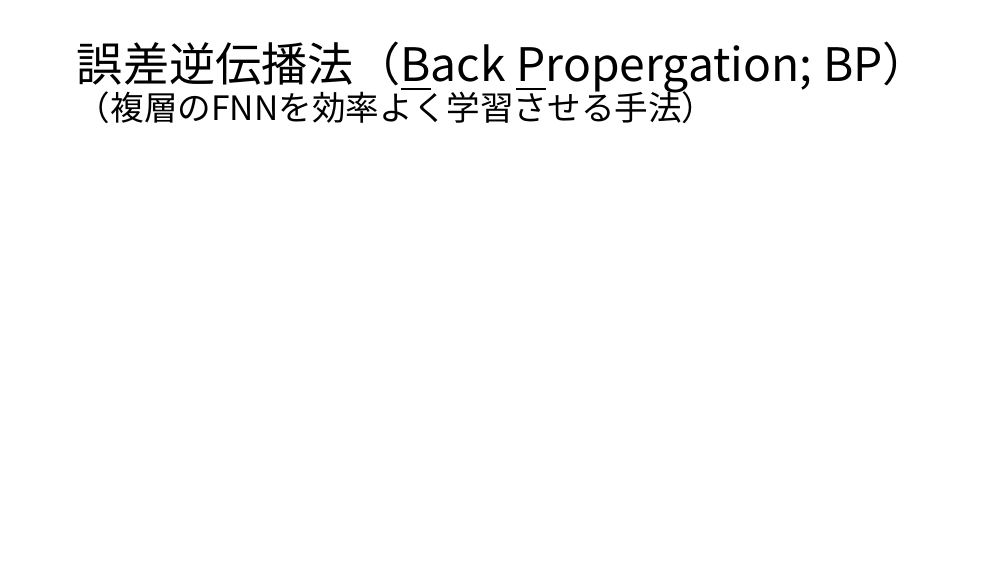
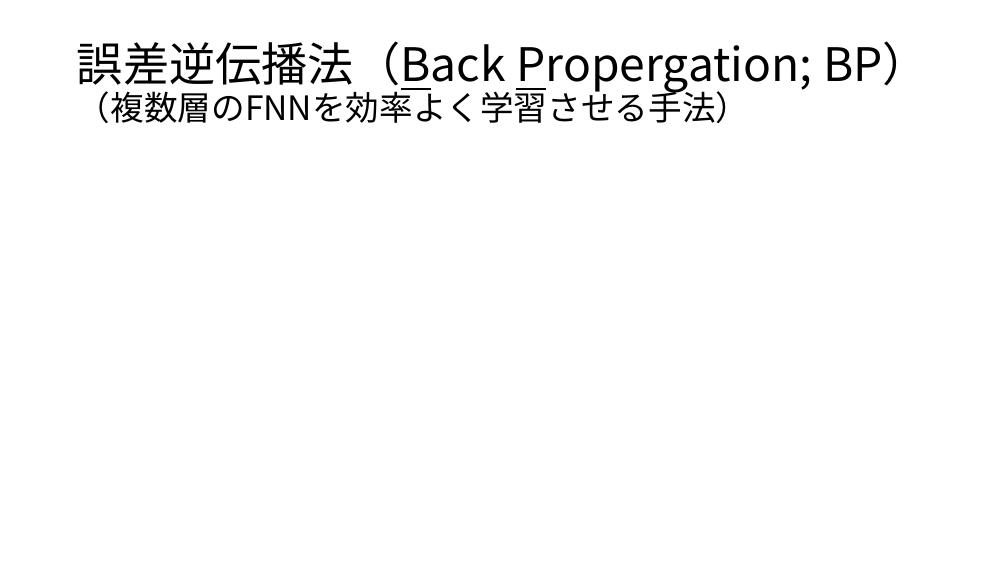
Before and after one commit to aliquisgg-hub/pages, a slide deck: slide 12 of Sc387/part10/FNN+BP.pptx (slide 11 before the commit). Drawn at 1008x567 pixels with LibreOffice and Linux fonts; fonts in the diff are those of the drawing; grey boxes stand for pictures. Boxes give left, top, right and bottom in pixels: in the first picture for what was removed or moved away, otherwise in the second. Text is boxed around its words. In the diff, an @@ line names an element or a change of style, - is before the commit and + after.

```diff
--- a/Sc387/part10/FNN+BP.pptx
+++ b/Sc387/part10/FNN+BP.pptx
@@ title at (x1=77, y1=41, x2=929, y2=123): text changed @@
-誤差逆伝播法（Back Propergation; BP）
-（複層のFNNを効率よく学習させる手法）
+誤差逆伝播法（Back Propergation; BP）
+（複数層のFNNを効率よく学習させる手法）
```
Also in this commit, not shown: 5 other slides changed, 2 slides added, 1 slide removed, 7 other files.
